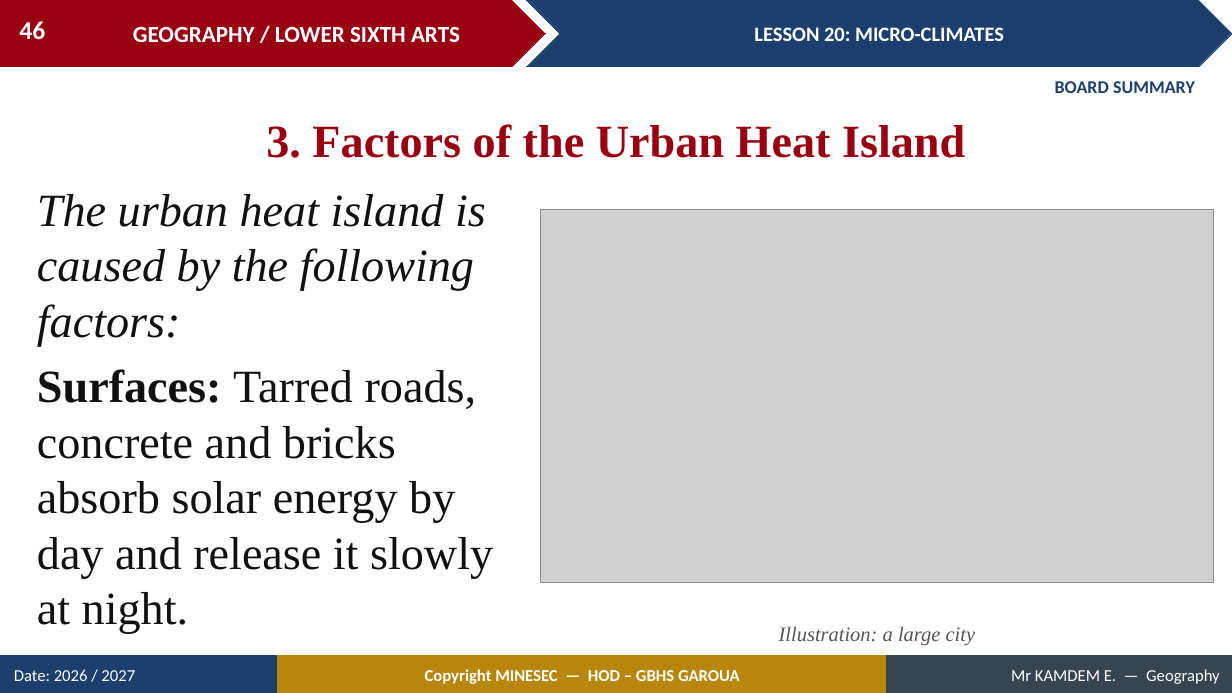
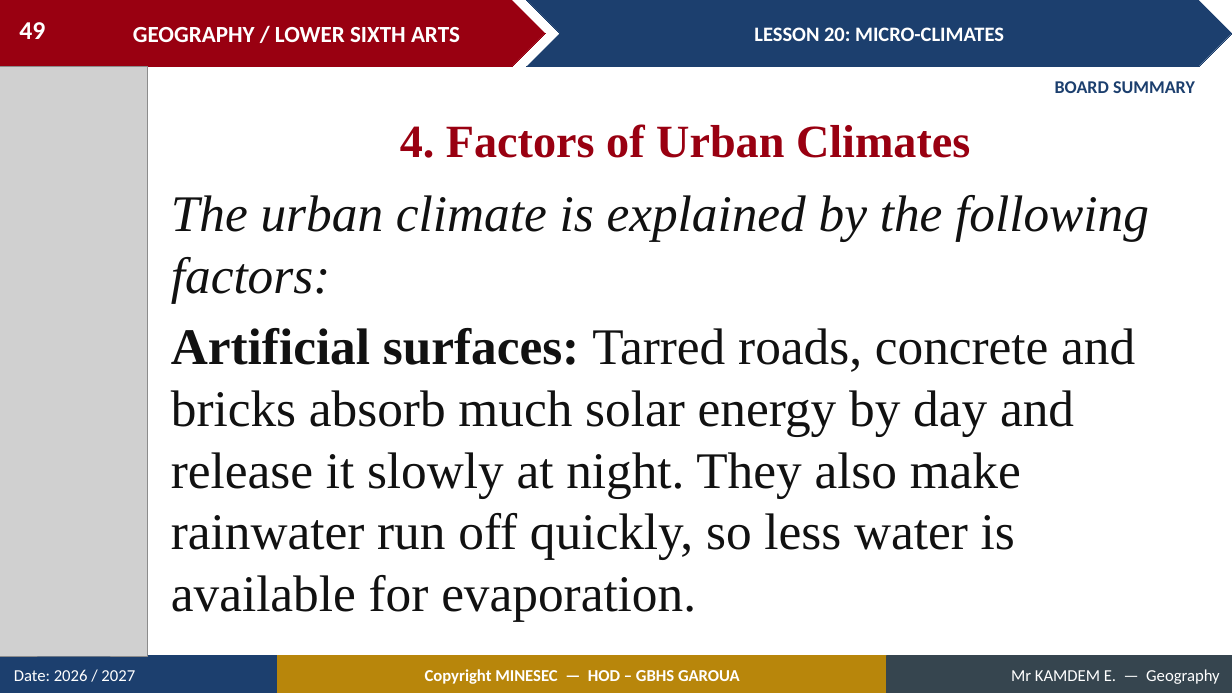
Before and after one commit to Berthautk/linea-github, a slide deck: slide 49 of lecons/LSA/Climatology/03_LSA_CLIM_L20_Micro_climates.pptx (slide 46 before the commit). Drawn at 1232x693 pixels with LibreOffice and Linux fonts; fonts in the diff are those of the drawing; grey boxes stand for pictures. Boxes give left, top, right and bottom in pixels: in the first picture for what was removed or moved away, otherwise in the second. Text is boxed around its words. In the diff, an @@ line names an element or a change of style, - is before the commit and + after.

```diff
--- a/lecons/LSA/Climatology/03_LSA_CLIM_L20_Micro_climates.pptx
+++ b/lecons/LSA/Climatology/03_LSA_CLIM_L20_Micro_climates.pptx
@@ page number at (19,22,45,39): text changed @@
-46
+49
@@ picture added at (0,67,148,656) @@
@@ text at (400,124,970,158): text changed @@
-3. Factors of the Urban Heat Island
+4. Factors of Urban Climates
@@ text at (171,195,1149,622): text changed; size 36 to 40 pt @@
-The urban heat island is caused by the following factors:
-Surfaces: Tarred roads, concrete and bricks absorb solar energy by day and release it slowly at night.
+The urban climate is explained by the following factors:
+Artificial surfaces: Tarred roads, concrete and bricks absorb much solar energy by day and release it slowly at night. They also make rainwater run off quickly, so less water is available for evaporation.
@@ picture removed at (541,210,1214,583) @@
@@ text removed at (779,626,976,646) @@
-Illustration: a large city
```
Also in this commit, not shown: 11 other slides changed, 5 slides added, 1 slide removed, 4 other files.
